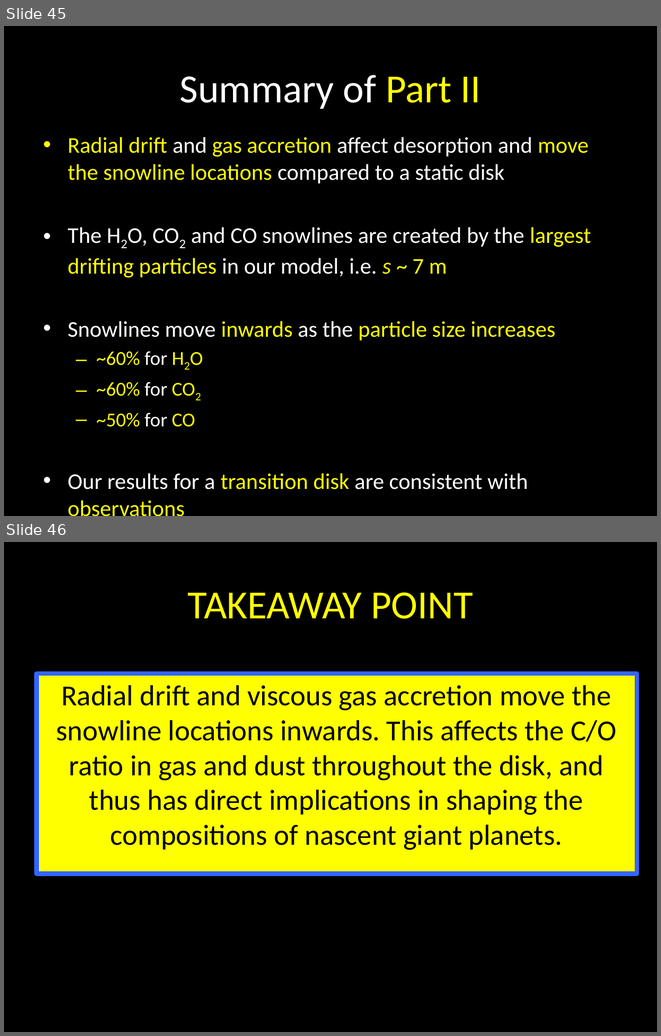
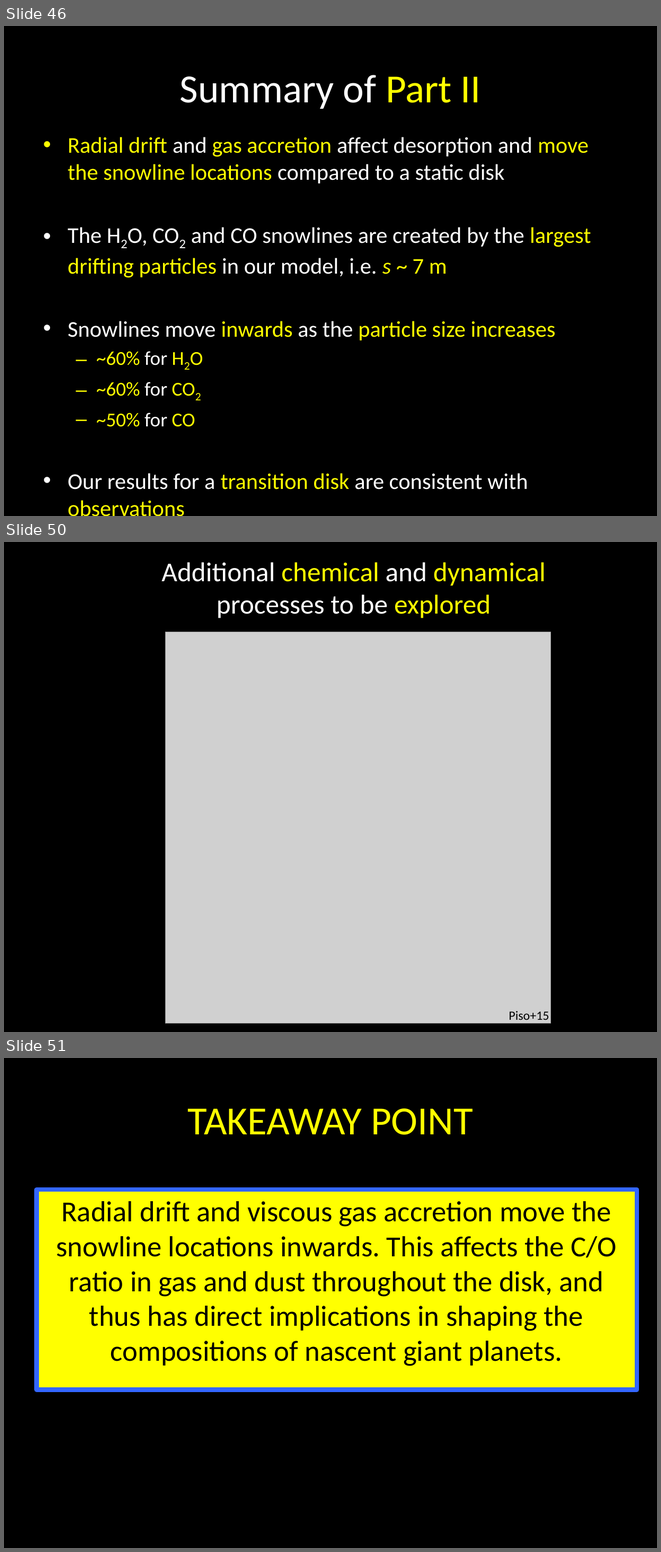
Before and after one commit to apiso/Thesis, a slide deck: slides/CIPS_talk.pptx. Shown one above the other, each under a label of ours: slides 45 and 46 before the commit, slides 46, 50 and 51 after it; the slides between them are not shown. The pictures are 661x1036 and 661x1552 pixels, drawn with LibreOffice and Linux fonts; fonts in the diff are those of the drawing; grey boxes stand for pictures. Boxes give left, top, right and bottom in pixels: in the first picture for what was removed or moved away, otherwise in the second. Text is boxed around its words. In the diff, an @@ line names an element or a change of style, - is before the commit and + after.

```diff
--- a/slides/CIPS_talk.pptx
+++ b/slides/CIPS_talk.pptx
@@ slide 50 added at [4, 542, 657, 1032], background #000000 @@
@@ text added at [161, 562, 546, 618], 30 pt, text #FFFFFF @@
+Additional chemical and dynamical processes to be explored
@@ picture added at [165, 632, 550, 1023] @@
@@ text added at [509, 1011, 549, 1023], 14 pt, text #000000 @@
+Piso+15
@@ what was slide 45 is now slide 46 @@
@@ what was slide 46 is now slide 51 @@
```
Also in this commit, not shown: 4 slides changed, 4 other slides added, 5 other files.
